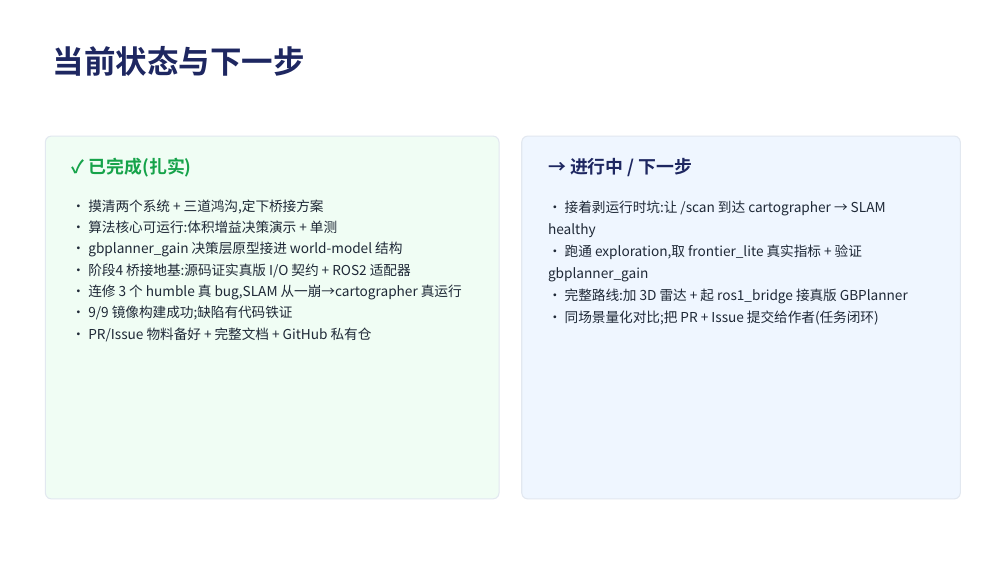
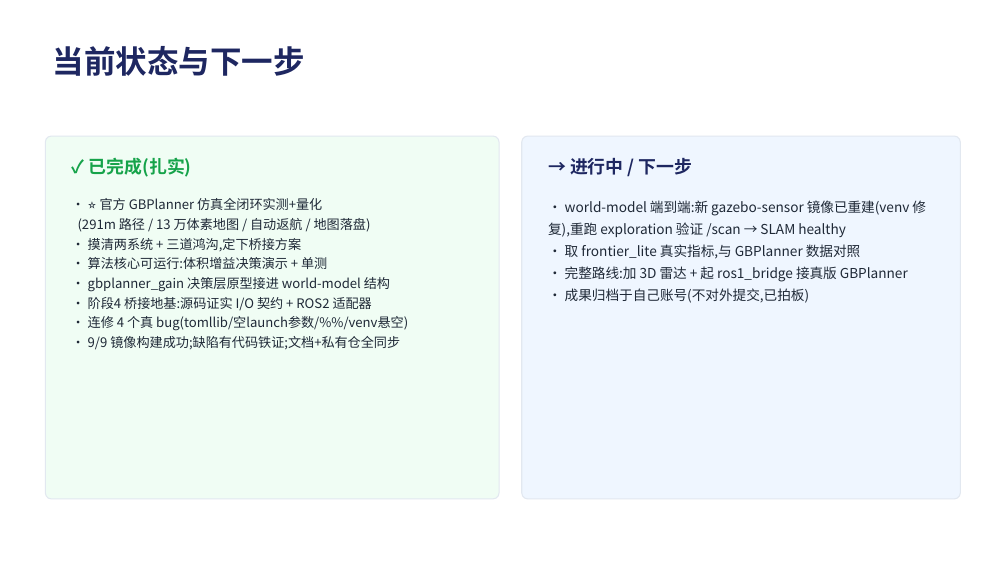
Before and after one commit to ai4sci-z/GBPlanner-WorldModel-Integration, a slide deck: slide 11 of GBPlanner项目进展汇报.pptx (slide 10 before the commit). Drawn at 1008x567 pixels with LibreOffice and Linux fonts; fonts in the diff are those of the drawing. Boxes give left, top, right and bottom in pixels: in the first picture for what was removed or moved away, otherwise in the second. Text is boxed around its words. In the diff, an @@ line names an element or a change of style, - is before the commit and + after.

```diff
--- a/GBPlanner项目进展汇报.pptx
+++ b/GBPlanner项目进展汇报.pptx
@@ text at box(78, 198, 371, 251): text changed; size 13 to 12.5 pt @@
-• 摸清两个系统 + 三道鸿沟,定下桥接方案
+• ⭐ 官方 GBPlanner 仿真全闭环实测+量化
+(291m 路径 / 13 万体素地图 / 自动返航 / 地图落盘)
+• 摸清两系统 + 三道鸿沟,定下桥接方案
@@ text at box(548, 200, 926, 259): text changed @@
-• 接着剥运行时坑:让 /scan 到达 cartographer → SLAM healthy
-• 跑通 exploration,取 frontier_lite 真实指标 + 验证 gbplanner_gain
+• world-model 端到端:新 gazebo-sensor 镜像已重建(venv 修复),重跑 exploration 验证 /scan → SLAM healthy
+• 取 frontier_lite 真实指标,与 GBPlanner 数据对照
@@ text at box(88, 257, 390, 292): size 13 to 12.5 pt in "• 算法核心可运行:体积增益决策演示 + 单测", "• gbplanner_gain 决策层原型接进 world-model 结构"; line spacing 1.3 to 1.25 @@
@@ text at box(88, 297, 408, 350): text changed; size 13 to 12.5 pt @@
-• 阶段4 桥接地基:源码证实真版 I/O 契约 + ROS2 适配器
-• 连修 3 个 humble 真 bug,SLAM 从一崩→cartographer 真运行
-• 9/9 镜像构建成功;缺陷有代码铁证
-• PR/Issue 物料备好 + 完整文档 + GitHub 私有仓
+• 阶段4 桥接地基:源码证实 I/O 契约 + ROS2 适配器
+• 连修 4 个真 bug(tomllib/空launch参数/%%/venv悬空)
+• 9/9 镜像构建成功;缺陷有代码铁证;文档+私有仓全同步
@@ text at box(565, 288, 809, 303): text changed @@
-• 同场景量化对比;把 PR + Issue 提交给作者(任务闭环)
+• 成果归档于自己账号(不对外提交,已拍板)
```
Also in this commit, not shown: 1 slide added, 11 other files.
